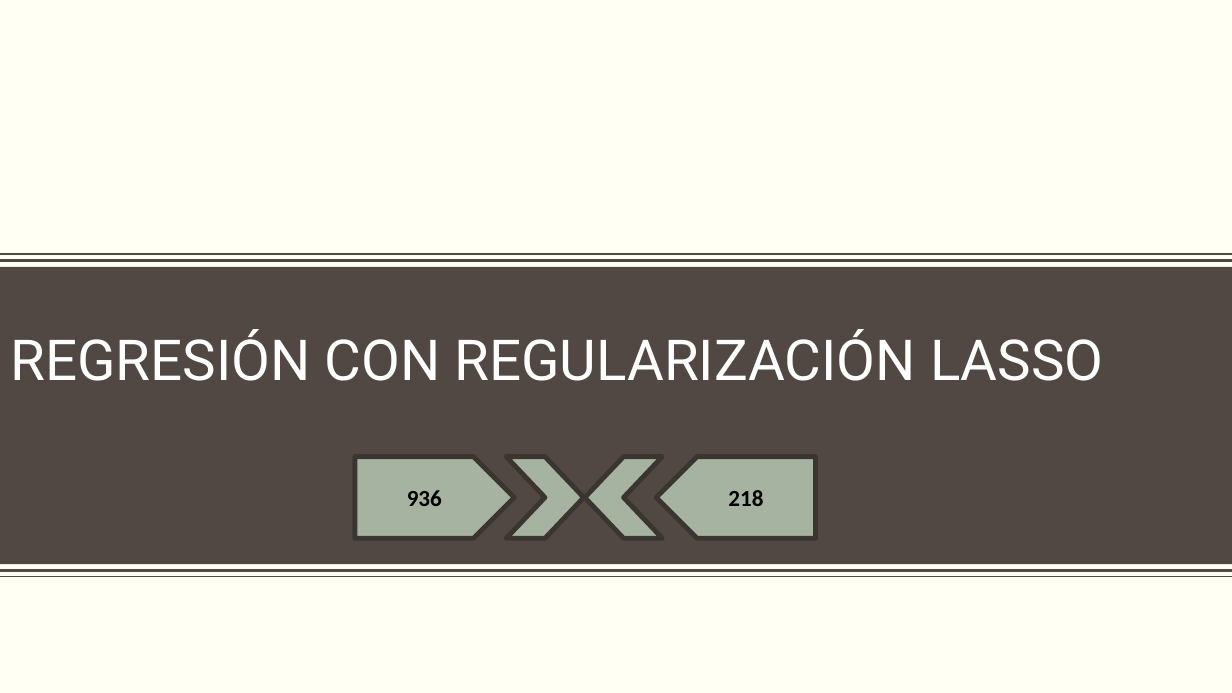
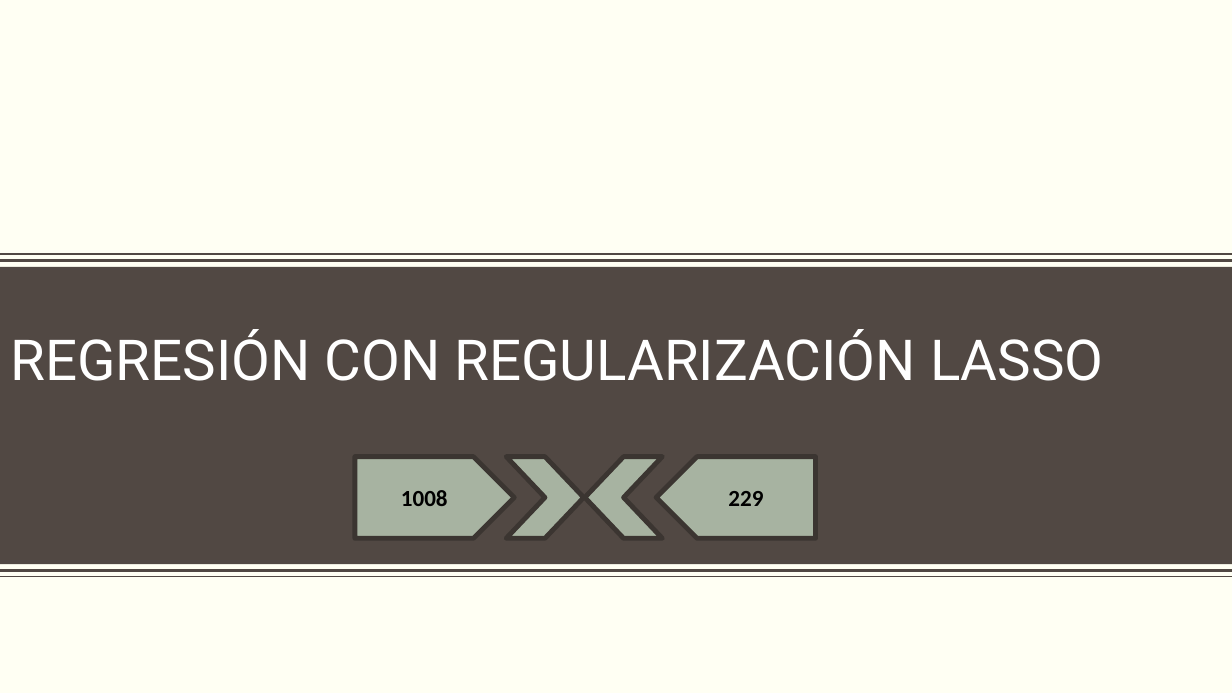
Before and after one commit to ramirezdiana/Forecast-with-fourier, a slide deck: slide 12 of PRONOSTICO DEMANDA NIVEL GERENCIA.pptx. Drawn at 1232x693 pixels with LibreOffice and Linux fonts; fonts in the diff are those of the drawing; background and template pictures are left out. Boxes give left, top, right and bottom in pixels: in the first picture for what was removed or moved away, otherwise in the second. Text is boxed around its words. In the diff, an @@ line names an element or a change of style, - is before the commit and + after.

```diff
--- a/PRONOSTICO DEMANDA NIVEL GERENCIA.pptx
+++ b/PRONOSTICO DEMANDA NIVEL GERENCIA.pptx
@@ text in pentagon arrow at (401,490,448,506): text changed @@
-936
+1008
@@ text in pentagon arrow at (728,491,763,506): text changed @@
-218
+229
```
Also in this commit, not shown: 4 other slides changed, 1 slide added, 3 other files.
